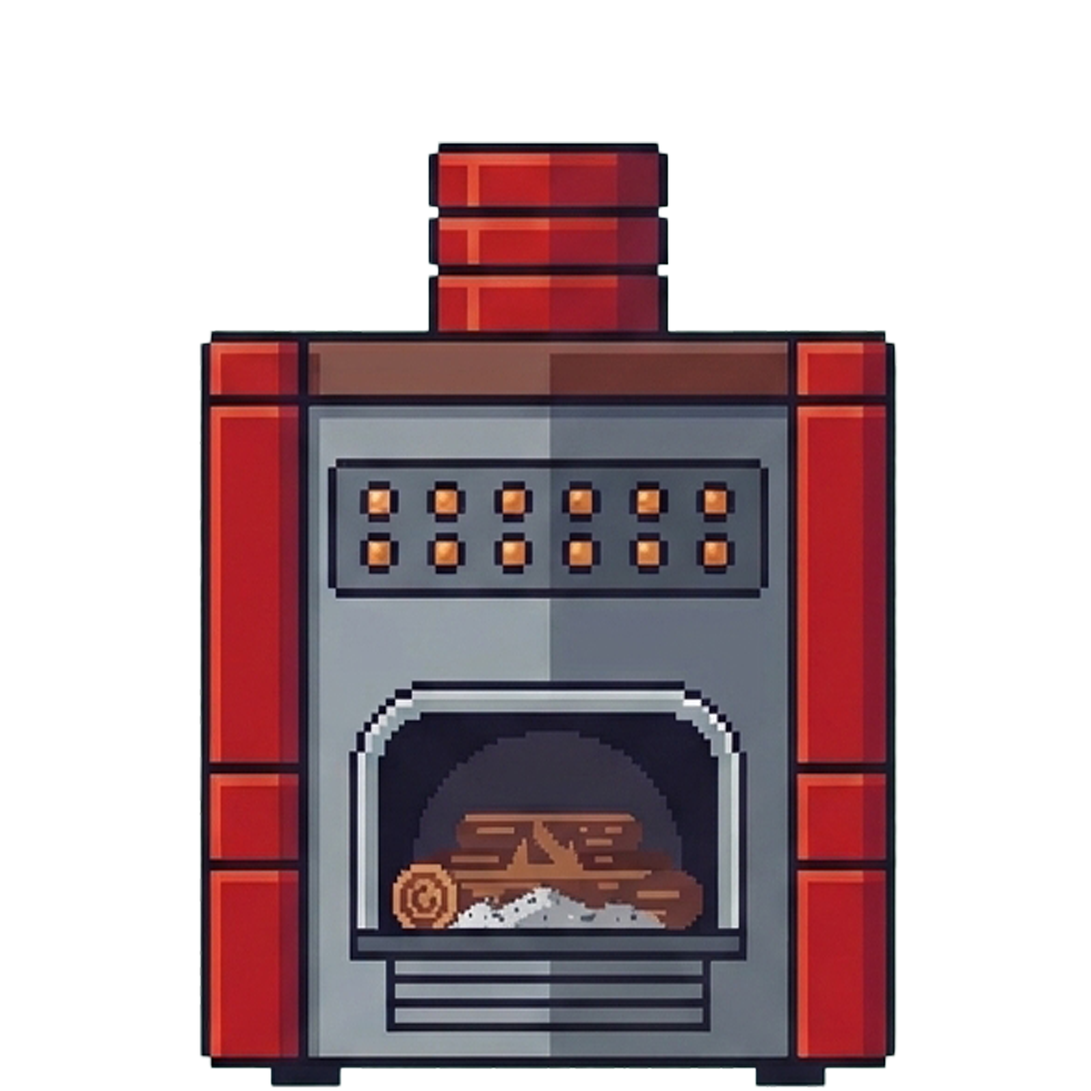
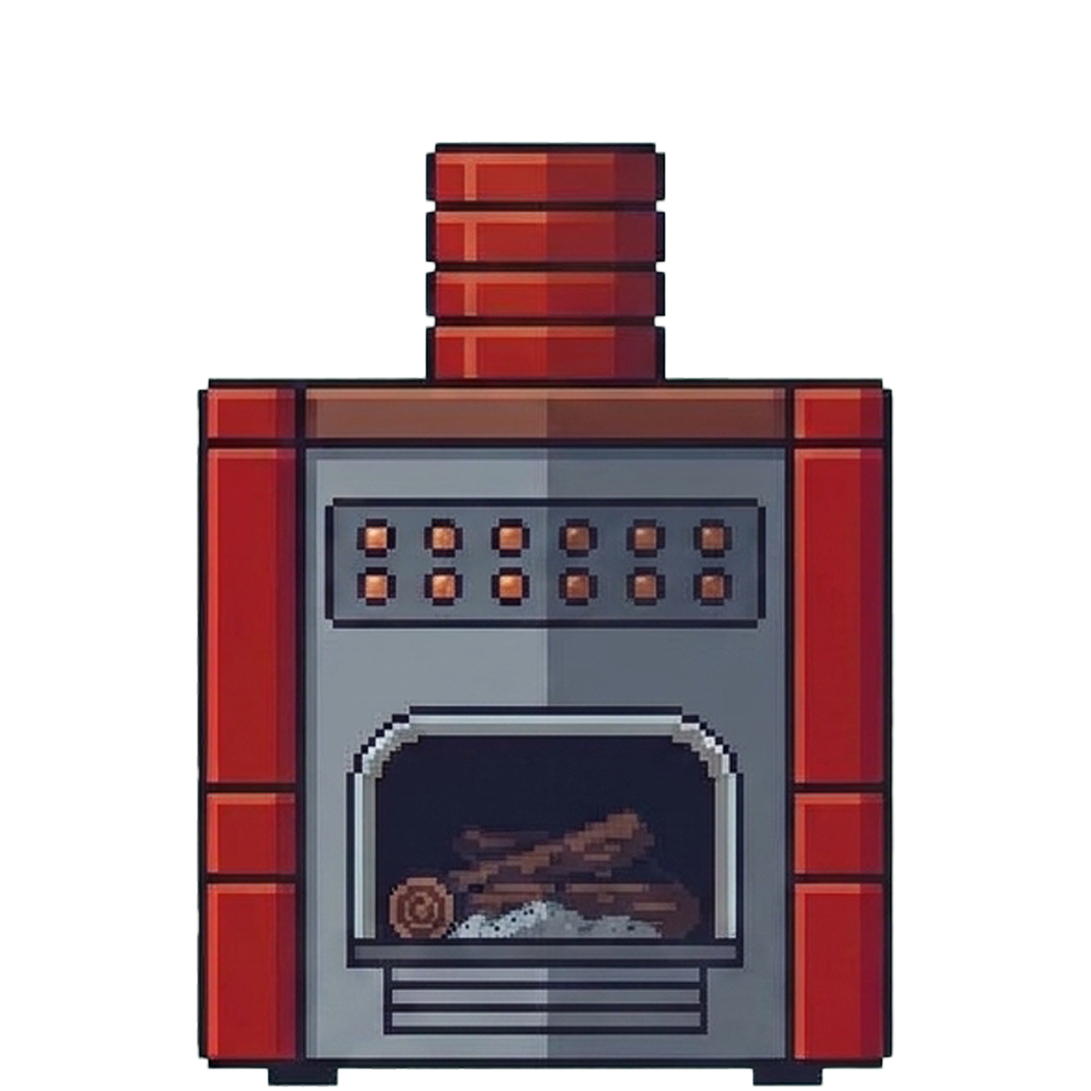
Layers edited between the first and the second 1091 × 1091 image:
added layer "レイヤー 5" above "レイヤー 4" over box(196, 141, 898, 1089)
hid "レイヤー 4" over box(196, 141, 899, 1089)
